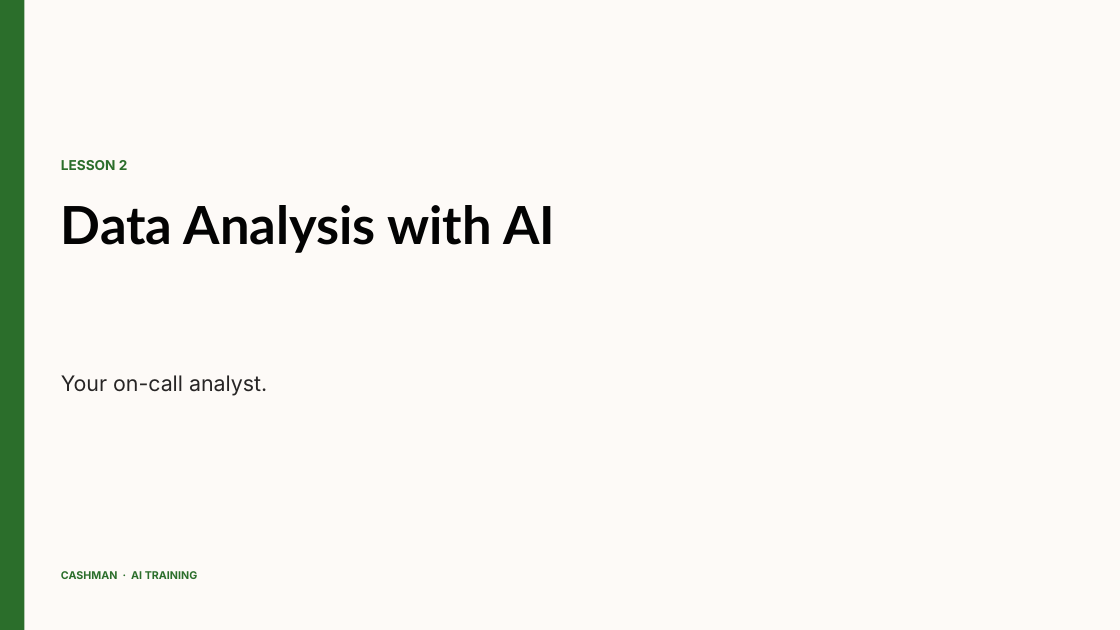
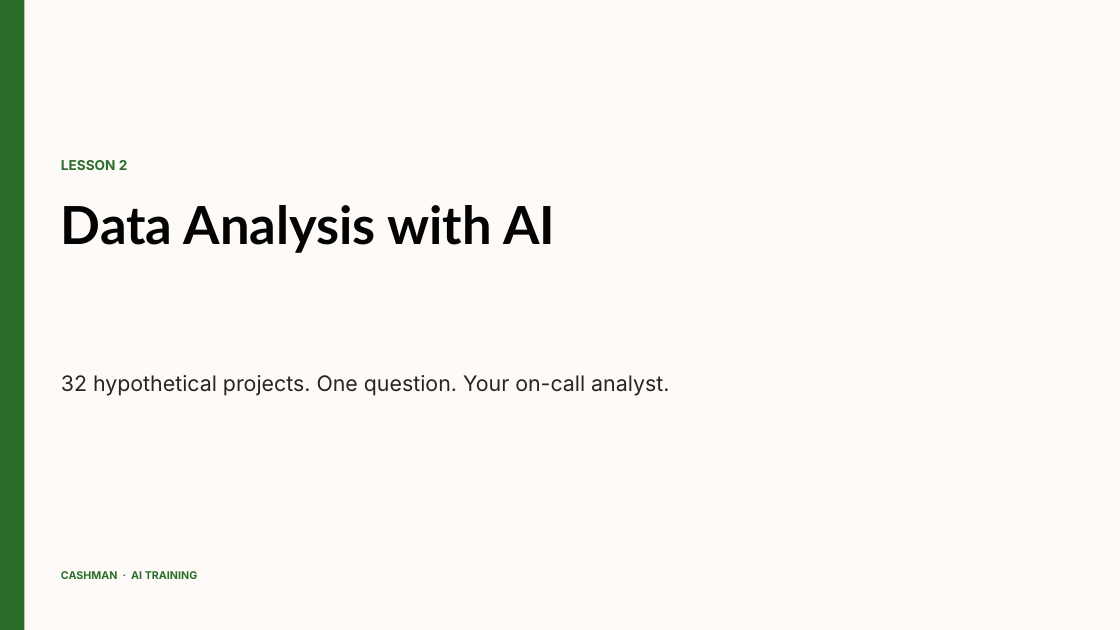
Before and after one commit to psun-jaycashman/cashman-ai-training, a slide deck: slide 1 of docs/video-scripts/slides/pptx/module-4/lesson-4-2-data-analysis.pptx. Drawn at 1120x630 pixels with LibreOffice and Linux fonts; fonts in the diff are those of the drawing. Boxes give left, top, right and bottom in pixels: in the first picture for what was removed or moved away, otherwise in the second. Text is boxed around its words. In the diff, an @@ line names an element or a change of style, - is before the commit and + after.

Commit message:
Add image-slide support and include slide assets
Implement image-led slides and include module-4 screenshot assets. Added add_image_slide (letterboxed image area, caption, avatar placeholder), enabled italic text in _add_text, and extended Slide dataclass with image/caption and new "image" kind. Updated DECKS to include image slides and adjusted some headlines/subheads. build_deck now accepts an assets_root, validates image paths, and routes image slides to the new renderer. Also added multiple PNG/JPEG assets and updated several PPTX files.

```diff
--- a/docs/video-scripts/slides/pptx/module-4/lesson-4-2-data-analysis.pptx
+++ b/docs/video-scripts/slides/pptx/module-4/lesson-4-2-data-analysis.pptx
@@ text at [61, 375, 669, 396]: text changed @@
-Your on-call analyst.
+32 hypothetical projects. One question. Your on-call analyst.
```
Also in this commit, not shown: 1 other slide changed, 1 slide added, 41 other files.
